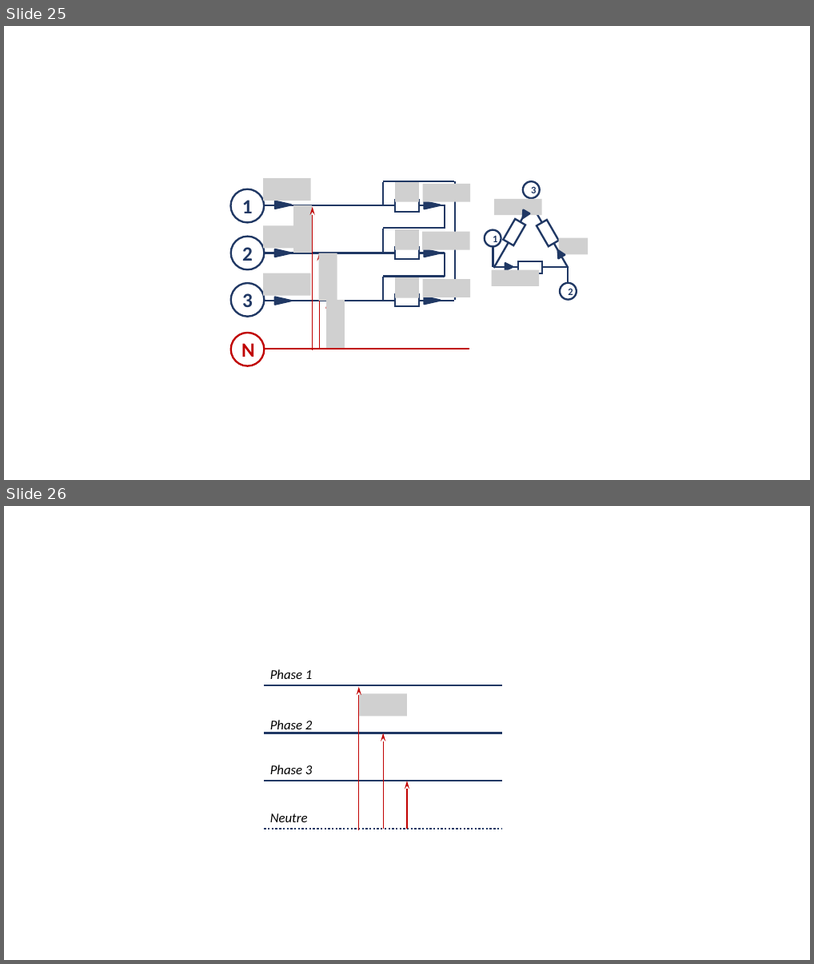
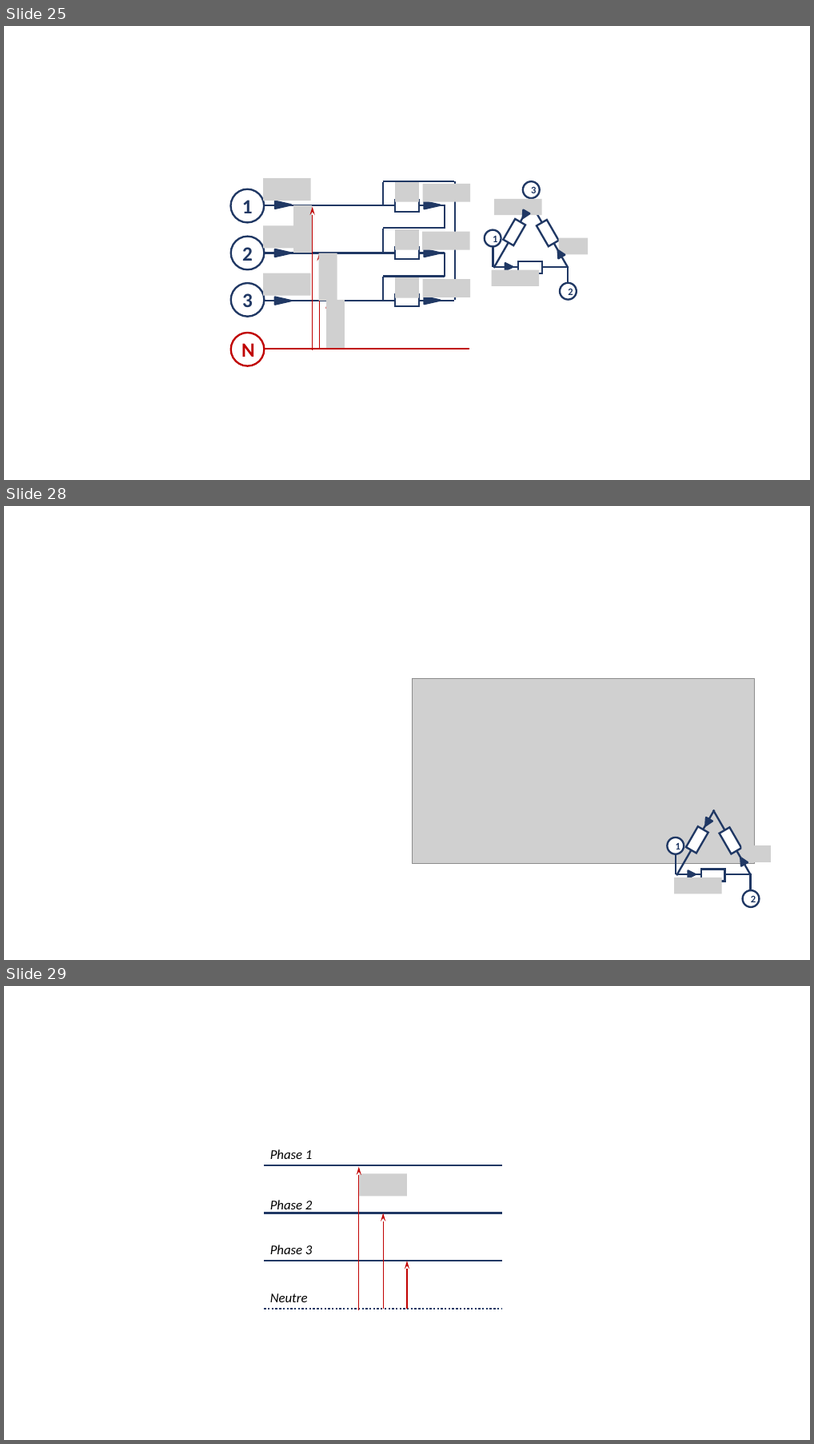
Before and after one commit to xpessoles/PT_GenieElectrique, a slide deck: 04_SourceSinusoidale/04_SourceSinusoidale.pptx. Shown one above the other, each under a label of ours: slides 25 and 26 before the commit, slides 25, 28 and 29 after it; the slides between them are not shown. The pictures are 814x964 and 814x1444 pixels, drawn with LibreOffice and Linux fonts; fonts in the diff are those of the drawing; grey boxes stand for pictures. Boxes give left, top, right and bottom in pixels: in the first picture for what was removed or moved away, otherwise in the second. Text is boxed around its words. In the diff, an @@ line names an element or a change of style, - is before the commit and + after.

```diff
--- a/04_SourceSinusoidale/04_SourceSinusoidale.pptx
+++ b/04_SourceSinusoidale/04_SourceSinusoidale.pptx
@@ slide 28 added at (4, 506, 810, 960), background #FFFFFF @@
@@ picture added at (412, 679, 755, 864) @@
@@ triangle added at (703, 817, 713, 828), fill #203864, outline #203864 2.25 pt @@
@@ ellipse added at (668, 837, 685, 855), fill #FFFFFF, outline #203864 2.25 pt, 12 pt, text #203864, bold @@
+1
@@ arrow added from (676, 875) to (676, 847), #203864 2.25 pt @@
@@ triangle added at (738, 856, 748, 865), fill #203864, outline #203864 2.25 pt @@
@@ picture added at (742, 845, 771, 862) @@
@@ picture added at (675, 877, 722, 894) @@
@@ triangle added at (689, 870, 696, 877), fill #203864, outline #203864 2.25 pt @@
@@ group added at (678, 810, 752, 880): 3 lines, 3 rectangles @@
@@ arrow added from (751, 873) to (751, 895), #203864 2.25 pt @@
@@ ellipse added at (743, 890, 760, 907), fill #FFFFFF, outline #203864 2.25 pt, 12 pt, text #203864, bold @@
+2
@@ what was slide 26 is now slide 29 @@
```
Also in this commit, not shown: 2 other slides added.
